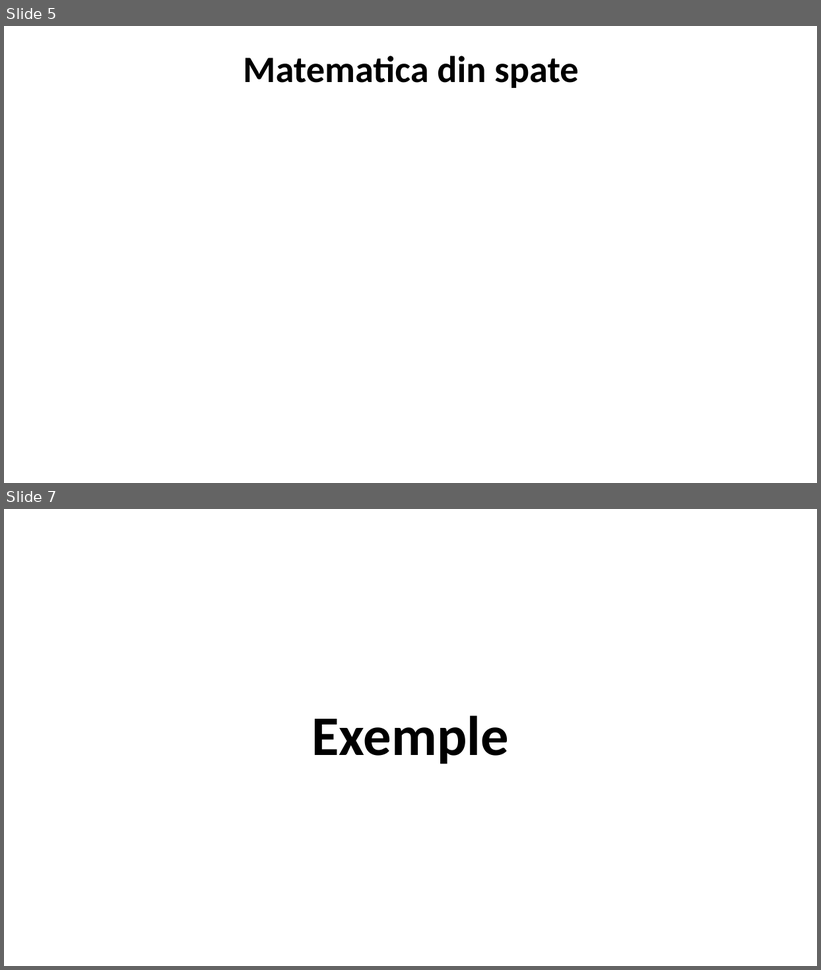
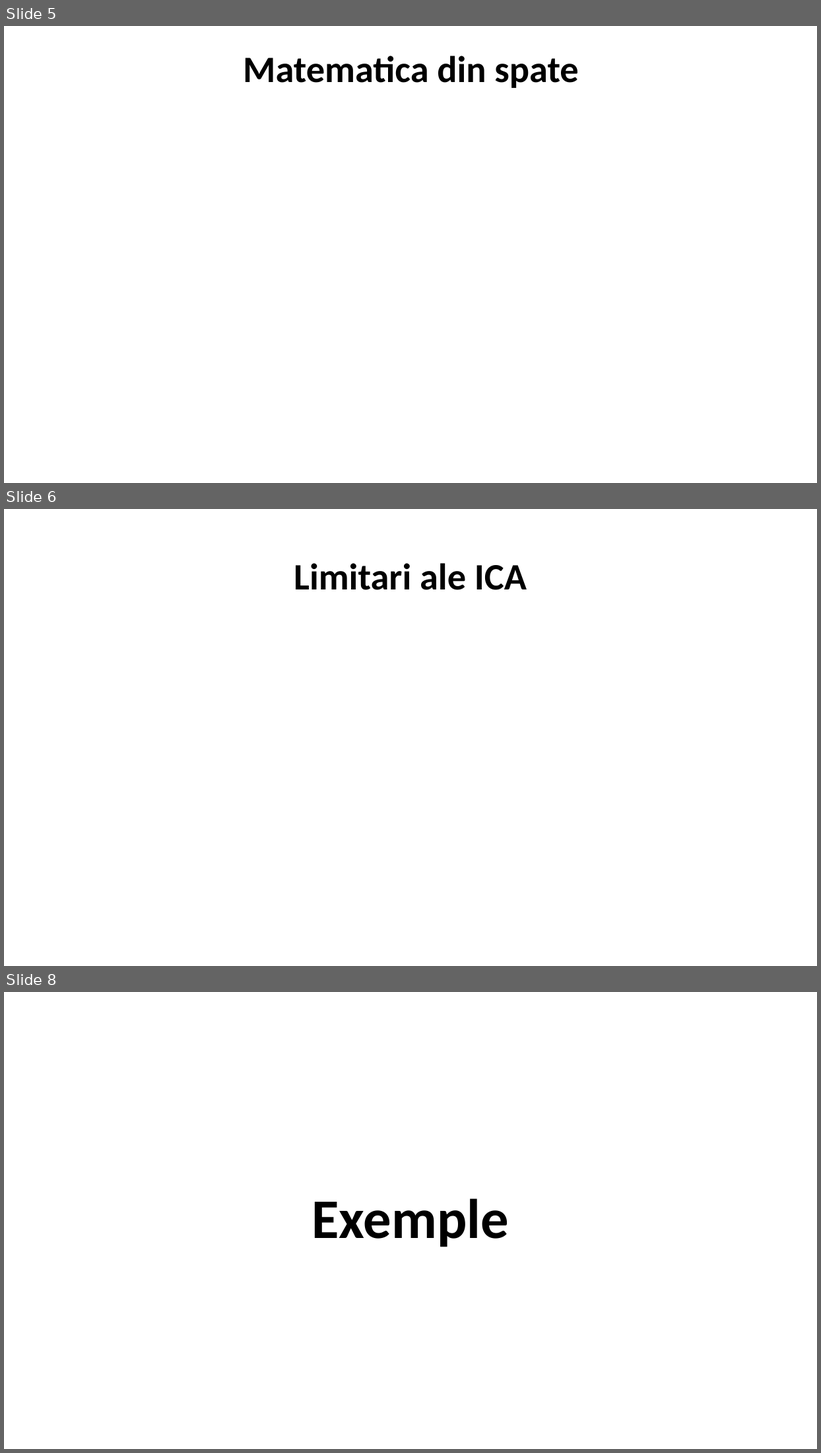
Before and after one commit to radumotrescu/Licenta-BSS, a slide deck: documentatie/prezentare.pptx. Shown one above the other, each under a label of ours: slides 5 and 7 before the commit, slides 5, 6 and 8 after it; the slides between them are not shown. The pictures are 821x970 and 821x1453 pixels, drawn with LibreOffice and Linux fonts; fonts in the diff are those of the drawing; grey boxes stand for pictures. Boxes give left, top, right and bottom in pixels: in the first picture for what was removed or moved away, otherwise in the second. Text is boxed around its words. In the diff, an @@ line names an element or a change of style, - is before the commit and + after.

```diff
--- a/documentatie/prezentare.pptx
+++ b/documentatie/prezentare.pptx
@@ slide 6 added at [4,509,817,966], background #FFFFFF @@
@@ title added at [294,563,527,590], 44 pt, text #000000, bold @@
+Limitari ale ICA
@@ what was slide 7 is now slide 8 @@
```
Also in this commit, not shown: 1 slide changed, 1 other slide added, 1 slide removed.
